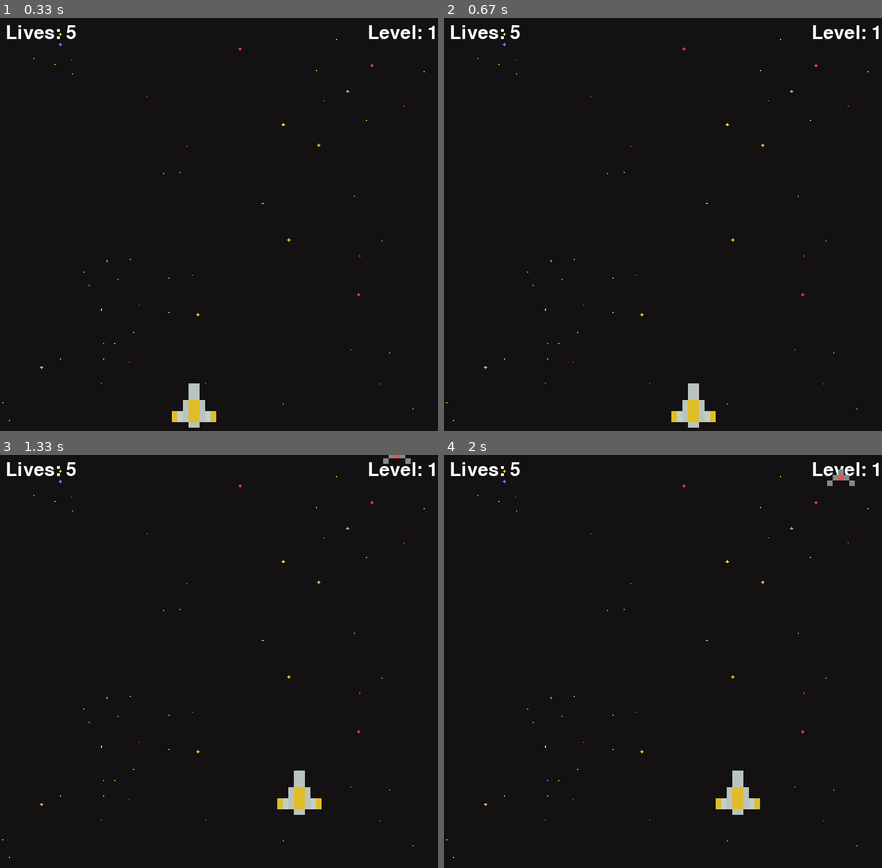
Above: before the commit, frames 1-4 (two rows, left to right).
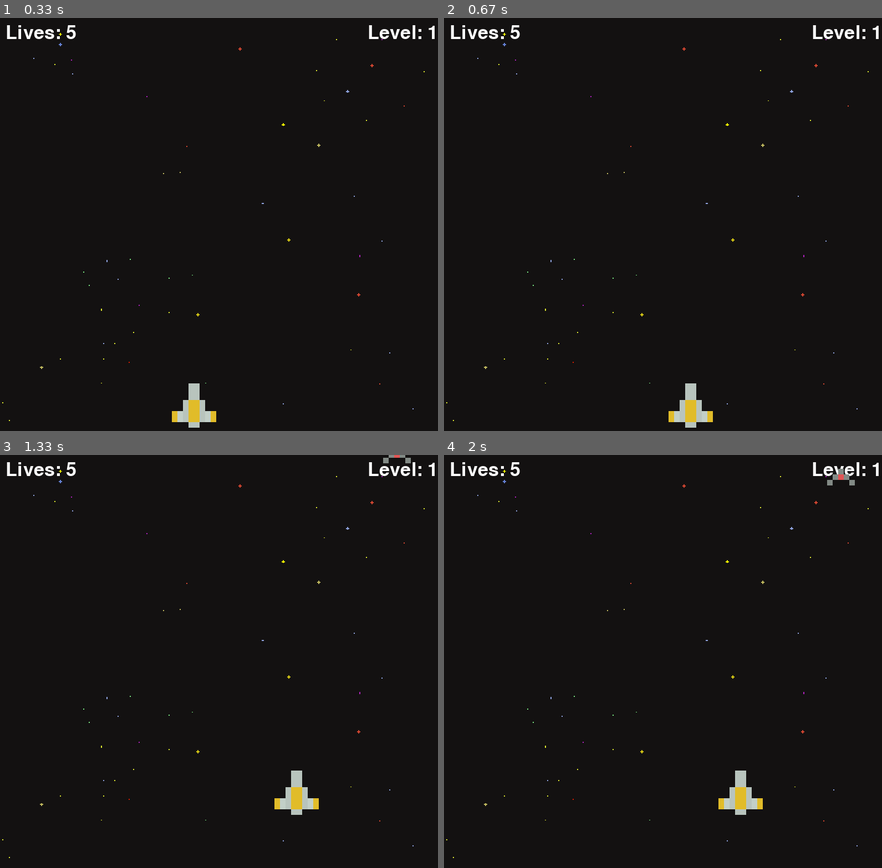
Above: after the commit, the same moments.

Repository: 8ctopotamus/space-invaders-pygame
Game: pygame game, started from main.py
Same seed, same stepped clock (60 frames per second), same inputs: the game is played once before the commit and once after it.
Inputs:
- Up to frame 1 (0.33 s): no input
- Up to frame 2 (0.67 s): hold D from 0.33 s (still down)
- Up to frame 3 (1.33 s): release D at 0.8 s; hold W 0.83-1.13 s; hold D from 1.17 s (still down)
- Up to frame 4 (2 s): release D at 1.63 s; hold A from 1.67 s (still down)

Frame 1 is identical in both runs. In frame 2, 0.2% of the frame differs, in the area x 51-63%, y 88-100%; in frame 3, 0.2%; in frame 4, 0.3%, in the area x 62-94%, y 3-88%.

Commit message:
lost_count timer

Diff:
--- a/main.py
+++ b/main.py
@@ -1,5 +1,6 @@
 import pygame
 import os
+import time
 import random
 
 pygame.font.init()
@@ -83,6 +84,7 @@
   clock = pygame.time.Clock()
 
   lost = False
+  lost_count = 0
 
   def redraw_window():
     WIN.blit(BG, (0, 0))
@@ -100,15 +102,23 @@
 
     if lost:
       lost_label = lost_font.render("You Lost!!", 1, (255,255,255))
-      WIN.blit(lost_label, (WIDTH/2 - lost_label.get_width()/2), 350)
+      WIN.blit(lost_label, (WIDTH/2 - lost_label.get_width()/2, 350))
 
     pygame.display.update()
 
   while run:
     clock.tick(FPS)
+    redraw_window()
 
     if lives <= 0 or player.health <= 0:
       lost = True
+      lost_count += 1
+
+    if lost:
+      if lost_count > FPS * 3:
+        run = False
+      else:
+        continue # restart loop early
 
     if len(enemies) == 0:
       level += 1
@@ -137,6 +147,4 @@
         lives -= 1
         enemies.remove(enemy)
 
-    redraw_window()
-
 main()
